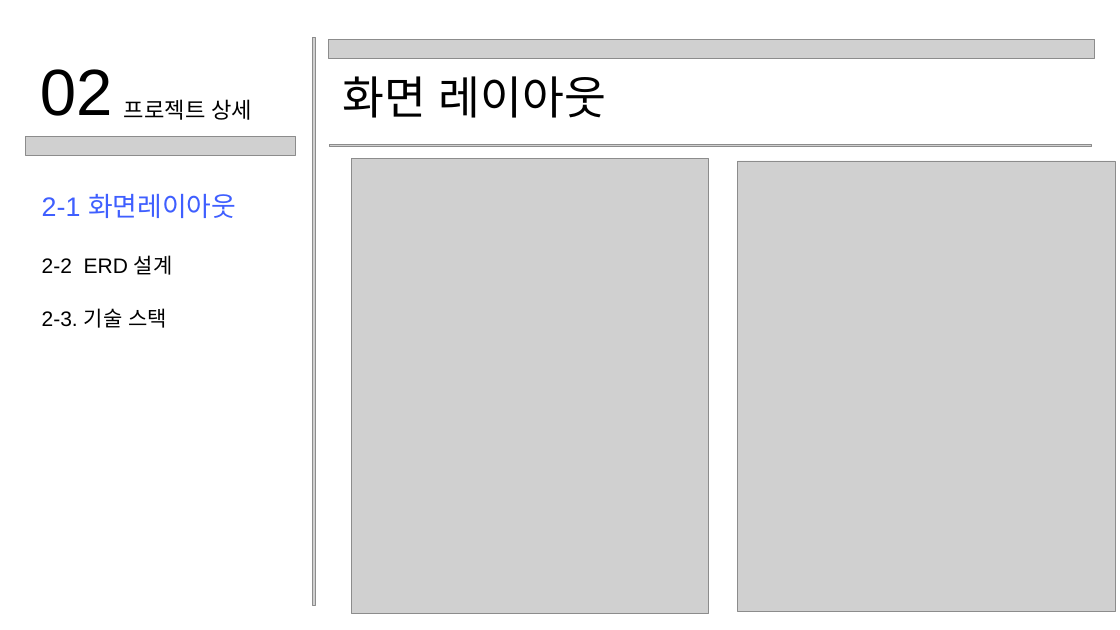
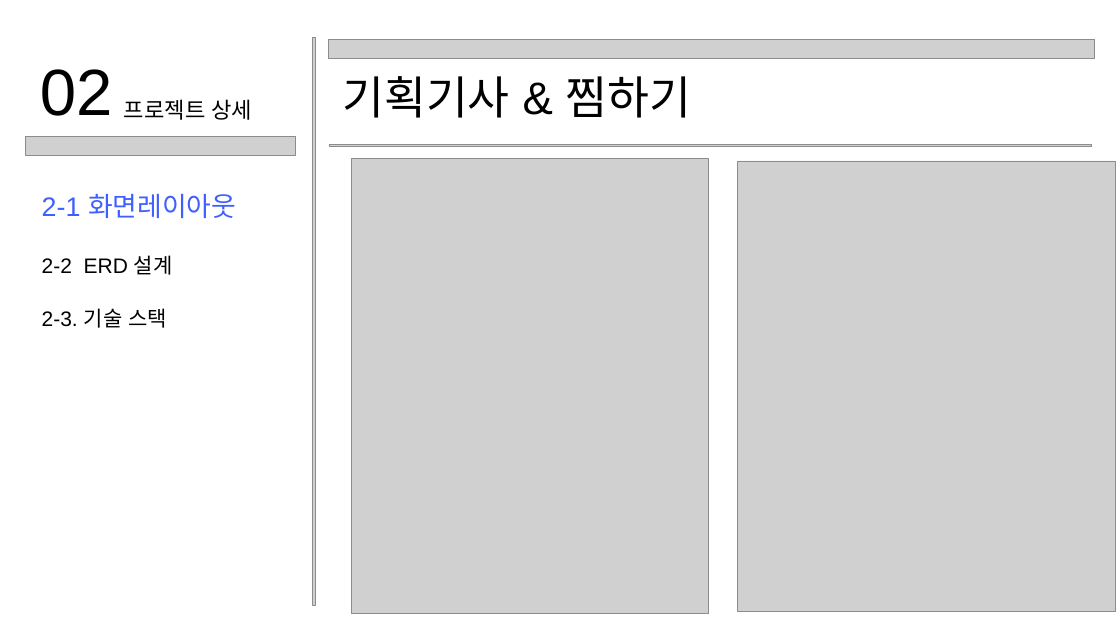
Before and after one commit to hanminJ/KOSTA_teamproject_custom_Liqueur, a slide deck: slide 14 of KOSTA253기 PPT 기획서.pptx. Drawn at 1120x630 pixels with LibreOffice and Linux fonts; fonts in the diff are those of the drawing; grey boxes stand for pictures. Boxes give left, top, right and bottom in pixels: in the first picture for what was removed or moved away, otherwise in the second. Text is boxed around its words. In the diff, an @@ line names an element or a change of style, - is before the commit and + after.

```diff
--- a/KOSTA253기 PPT 기획서.pptx
+++ b/KOSTA253기 PPT 기획서.pptx
@@ text at (x1=342, y1=76, x2=692, y2=118): text changed @@
-화면 레이아웃
+기획기사 & 찜하기
```
Also in this commit, not shown: 4 other slides changed.
